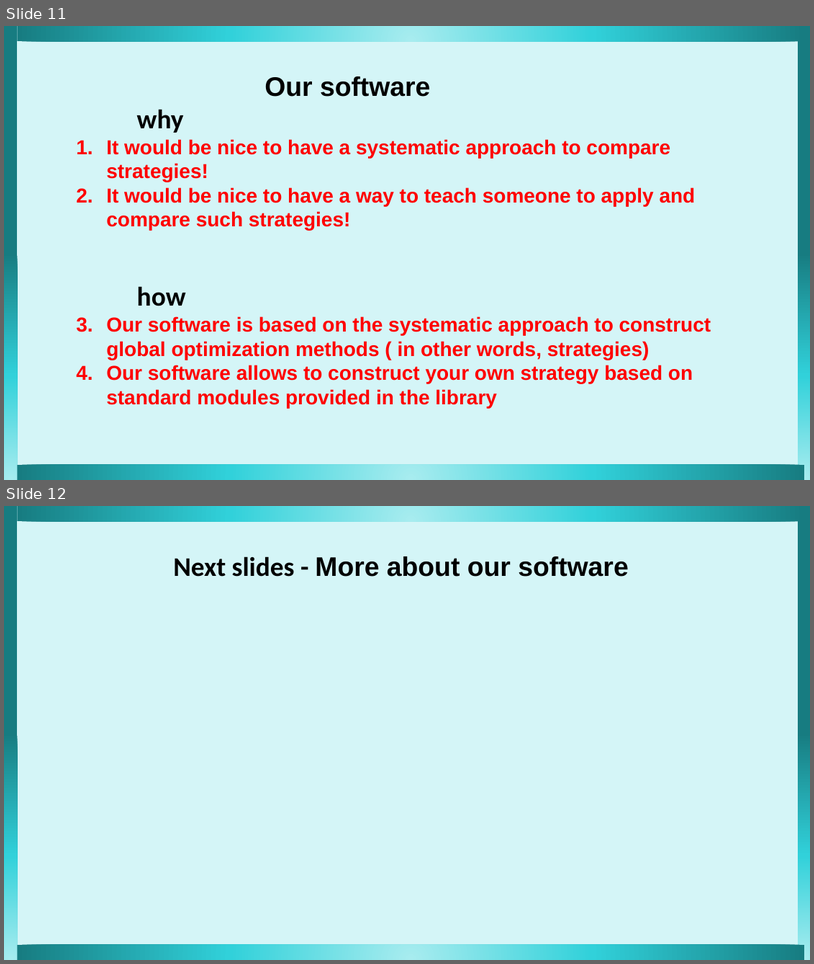
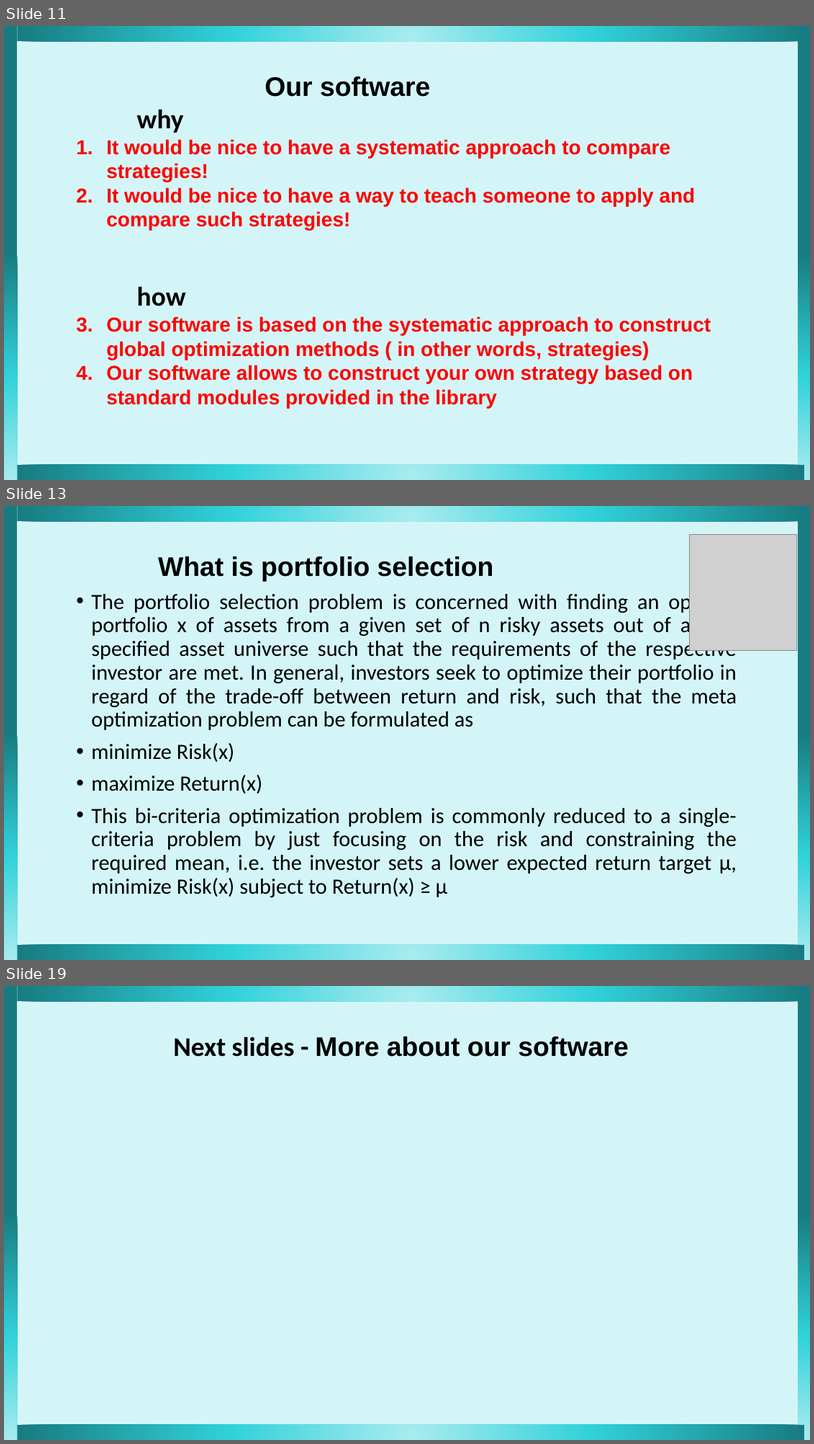
Before and after one commit to nadiakap/MinPy_edu, a slide deck: 2022-Scipy_presentation.pptx. Shown one above the other, each under a label of ours: slides 11 and 12 before the commit, slides 11, 13 and 19 after it; the slides between them are not shown. The pictures are 814x964 and 814x1444 pixels, drawn with LibreOffice and Linux fonts; fonts in the diff are those of the drawing; grey boxes stand for pictures. Boxes give left, top, right and bottom in pixels: in the first picture for what was removed or moved away, otherwise in the second. Text is boxed around its words. In the diff, an @@ line names an element or a change of style, - is before the commit and + after.

```diff
--- a/2022-Scipy_presentation.pptx
+++ b/2022-Scipy_presentation.pptx
@@ slide 13 added at bbox=[4, 506, 810, 960], background #D4F5F7 @@
@@ pentagon arrow added at bbox=[4, 506, 17, 960], fill gradient #A8ECEF to #31D1DA to #177C81 @@
@@ pentagon arrow added at bbox=[17, 506, 805, 521], fill gradient #A8ECEF to #31D1DA to #177C81 @@
@@ pentagon arrow added at bbox=[798, 506, 810, 960], fill gradient #A8ECEF to #31D1DA to #177C81 @@
@@ picture added at bbox=[689, 534, 797, 650] @@
@@ text added at bbox=[91, 556, 738, 898], 26 pt, text #000000 @@
+What is portfolio selection
+• The portfolio selection problem is concerned with finding an optimal portfolio x of assets from a given set of n risky assets out of a pre-specified asset universe such that the requirements of the respective investor are met. In general, investors seek to optimize their portfolio in regard of the trade-off between return and risk, such that the meta optimization problem can be formulated as
+• minimize Risk(x)
+• maximize Return(x)
+• This bi-criteria optimization problem is commonly reduced to a single-criteria problem by just focusing on the risk and constraining the required mean, i.e. the investor sets a lower expected return target µ, minimize Risk(x) subject to Return(x) ≥ µ
@@ pentagon arrow added at bbox=[17, 944, 805, 960], fill gradient #A8ECEF to #31D1DA to #177C81 @@
@@ what was slide 12 is now slide 19 @@
```
Also in this commit, not shown: 8 other slides added, 1 other file.
